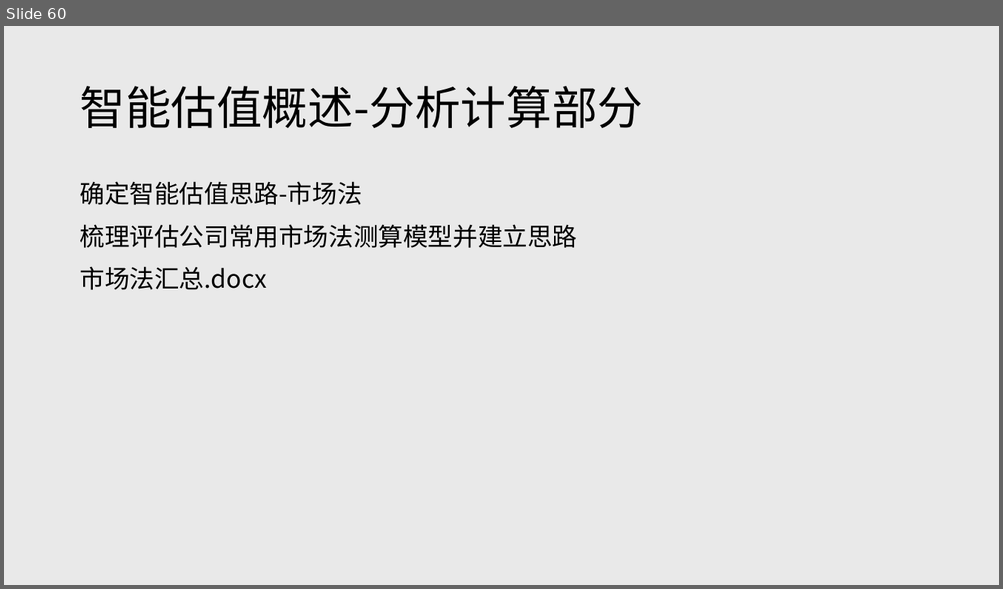
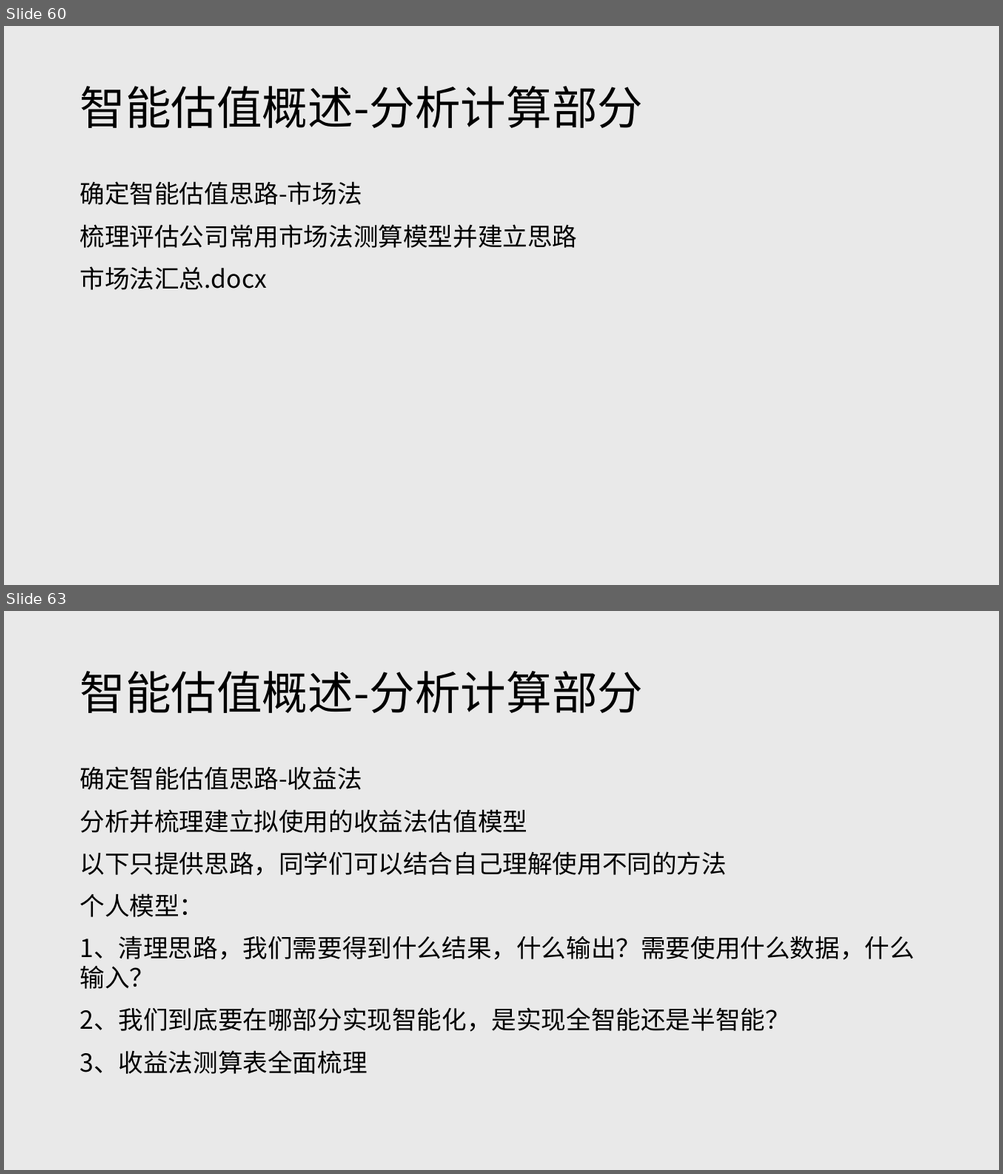
Before and after one commit to sirsws/iv_lesson, a slide deck: 智能估值课程讲义.pptx. Shown one above the other, each under a label of ours: slide 60 before the commit, slides 60 and 63 after it; the slides between them are not shown. The pictures are 1003x589 and 1003x1174 pixels, drawn with LibreOffice and Linux fonts; fonts in the diff are those of the drawing. Boxes give left, top, right and bottom in pixels: in the first picture for what was removed or moved away, otherwise in the second. Text is boxed around its words. In the diff, an @@ line names an element or a change of style, - is before the commit and + after.

```diff
--- a/智能估值课程讲义.pptx
+++ b/智能估值课程讲义.pptx
@@ slide 63 added at (x1=4, y1=611, x2=999, y2=1170), background #E9E9E9 @@
@@ title added at (x1=79, y1=671, x2=643, y2=713), 44 pt, text #000000 @@
+智能估值概述-分析计算部分
@@ text added at (x1=79, y1=766, x2=913, y2=1074), 24 pt, text #000000 @@
+确定智能估值思路-收益法
+分析并梳理建立拟使用的收益法估值模型
+以下只提供思路，同学们可以结合自己理解使用不同的方法
+个人模型：
+1、清理思路，我们需要得到什么结果，什么输出？需要使用什么数据，什么输入？
+2、我们到底要在哪部分实现智能化，是实现全智能还是半智能？
+3、收益法测算表全面梳理
```
Also in this commit, not shown: 5 other slides added, 1 other file.
